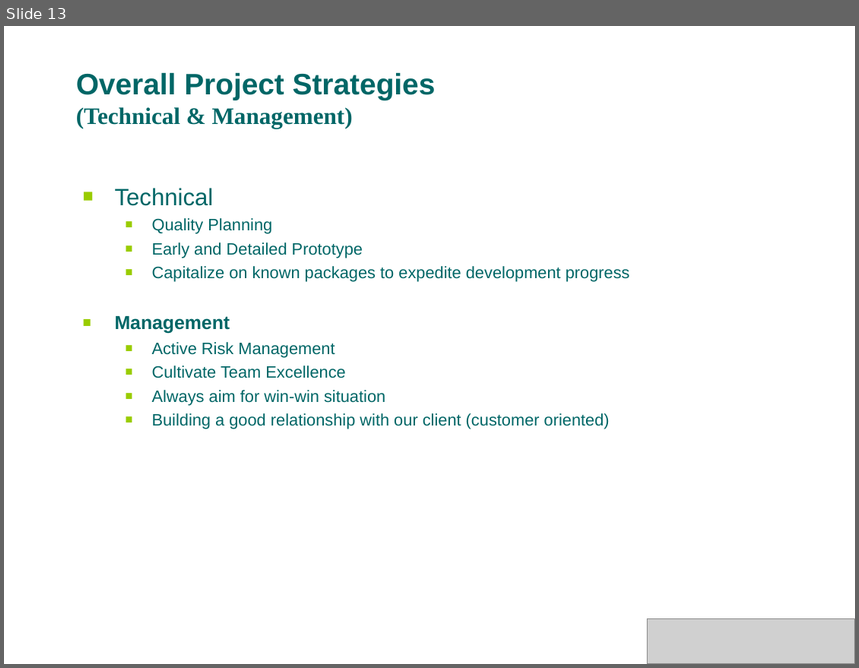
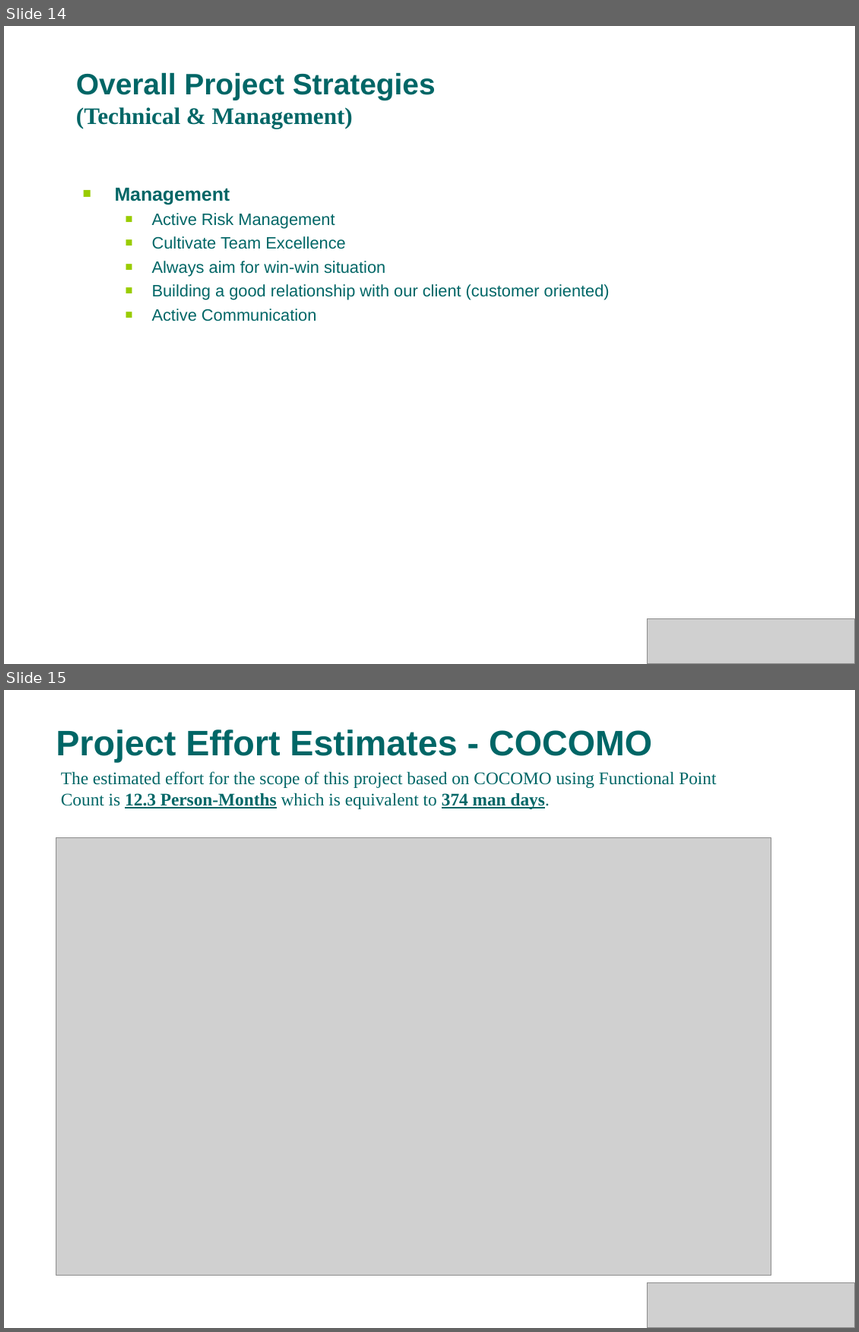
Before and after one commit to s4kshya/leezdr-repository, a slide deck: Exam Paper/MTECH_PROJ/Presentation/phase1.ppt. Shown one above the other, each under a label of ours: slide 13 before the commit, slides 14 and 15 after it. The pictures are 859x668 and 859x1332 pixels, drawn with LibreOffice and Linux fonts; fonts in the diff are those of the drawing; grey boxes stand for pictures; background and template pictures are left out. Boxes give left, top, right and bottom in pixels: in the first picture for what was removed or moved away, otherwise in the second. Text is boxed around its words. In the diff, an @@ line names an element or a change of style, - is before the commit and + after.

```diff
--- a/Exam Paper/MTECH_PROJ/Presentation/phase1.ppt
+++ b/Exam Paper/MTECH_PROJ/Presentation/phase1.ppt
@@ slide 15 added at (4,690,855,1328), background picture (left out) @@
@@ text added at (56,730,652,762), 30 pt, text #006666, bold @@
+Project Effort Estimates - COCOMO
@@ text added at (61,771,716,809), 15 pt, text #006666 @@
+The estimated effort for the scope of this project based on COCOMO using Functional Point Count is 12.3 Person-Months which is equivalent to 374 man days.
@@ picture added at (56,838,772,1276) @@
@@ picture added at (648,1284,855,1328) @@
@@ what was slide 13 is now slide 14 @@
@@ slide 14 changed as well @@
@@ text at (115,188,630,282): paragraphs removed @@
-■ Technical
-  ■ Quality Planning
-  ■ Early and Detailed Prototype
-  ■ Capitalize on known packages to expedite development progress
@@ text at (152,309,316,322): paragraph added @@
+  ■ Active Communication
```
Also in this commit, not shown: 7 other slides changed, 3 other slides added, 1 slide removed.
